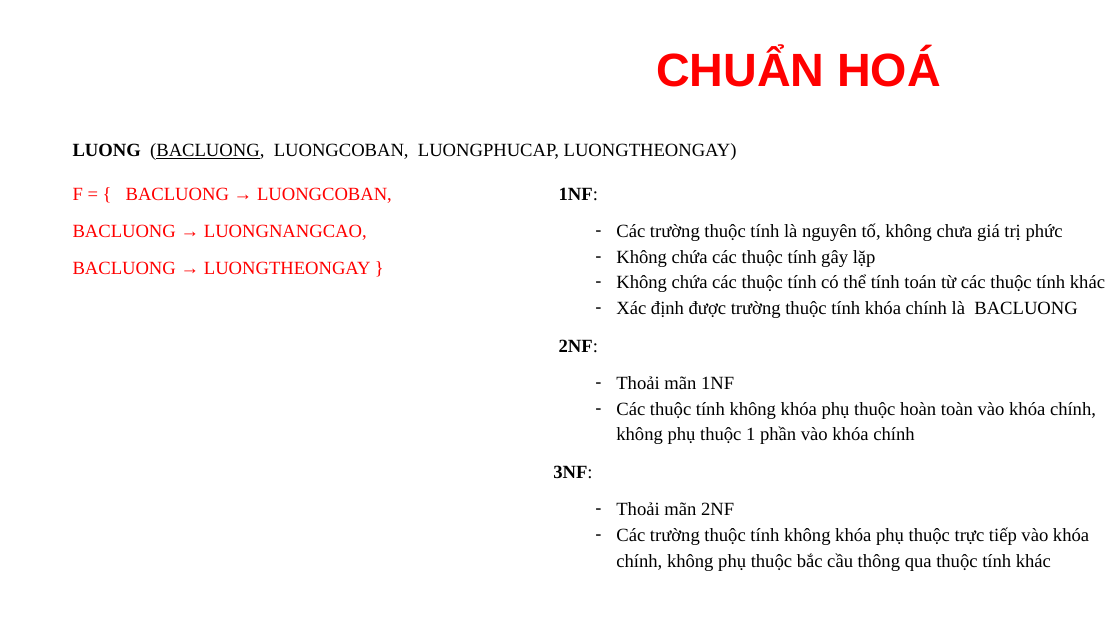
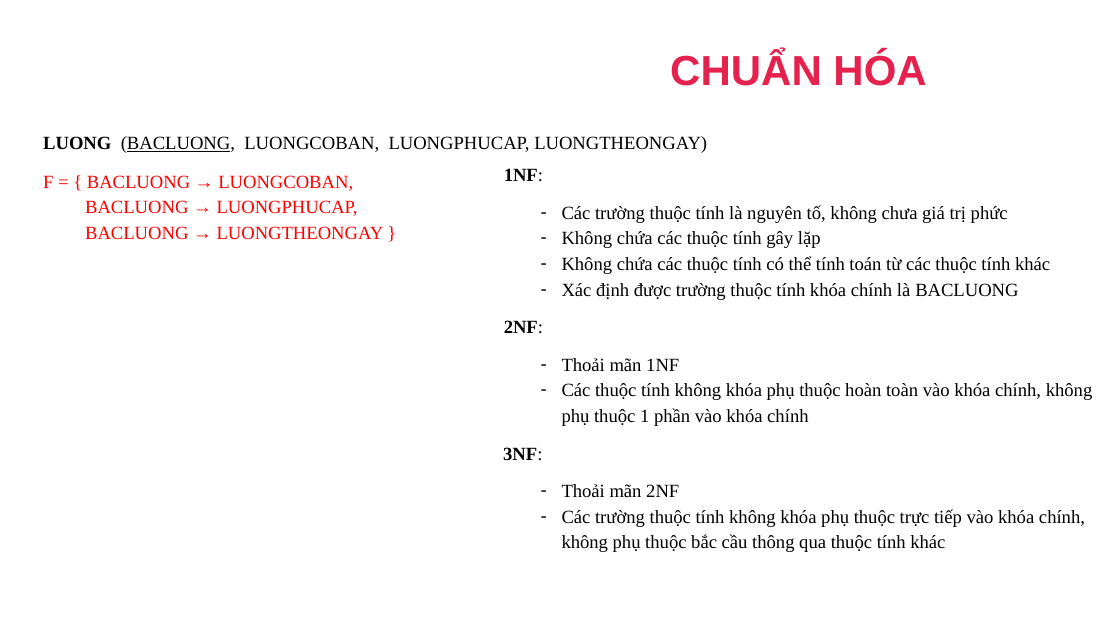
Before and after one commit to dangbinhphuoc/Sql_QuanLyNhanSu, a slide deck: slide 34 of PPQuanLyNhanSu.pptx (slide 32 before the commit). Drawn at 1120x630 pixels with LibreOffice and Linux fonts; fonts in the diff are those of the drawing; background and template pictures are left out. Boxes give left, top, right and bottom in pixels: in the first picture for what was removed or moved away, otherwise in the second. Text is boxed around its words. In the diff, an @@ line names an element or a change of style, - is before the commit and + after.

```diff
--- a/PPQuanLyNhanSu.pptx
+++ b/PPQuanLyNhanSu.pptx
@@ text at (670, 51, 926, 86): text changed; size 40 to 36 pt; text colour #FF0000 to #E5224E @@
-CHUẨN HOÁ
+CHUẨN HÓA
@@ text "LUONG (BACLUONG, LUONGCOBAN, LUONGPHUCAP, LUONGTHEONGAY)": place and size @@
-text "LUONG (BACLUONG, LUONGCOBAN, LUONGPHUCAP, LUONGTHEONGAY)" at (73, 143, 737, 160)
+text "LUONG (BACLUONG, LUONGCOBAN, LUONGPHUCAP, LUONGTHEONGAY)" at (43, 136, 707, 153)
@@ text "F = { BACLUONG → ...": place and size @@
-text "F = { BACLUONG → ..." at (73, 187, 392, 275)
+text "F = { BACLUONG → ..." at (43, 175, 384, 240)
@@ text at (43, 175, 384, 240): less space between paragraphs @@
@@ text "1NF:" rewrapped from (553, 187, 1105, 571) to (503, 168, 1093, 552) @@
@@ text at (85, 200, 358, 216): text changed @@
-BACLUONG → LUONGNANGCAO,
+BACLUONG → LUONGPHUCAP,
```
Also in this commit, not shown: 40 other slides changed, 1 slide added, 2 other files.
